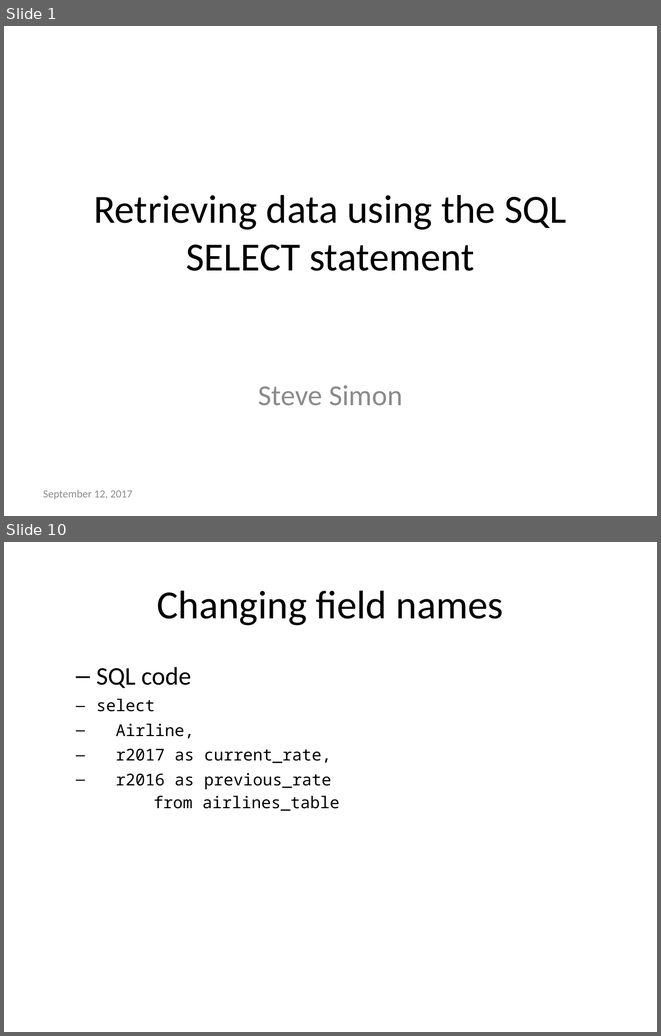
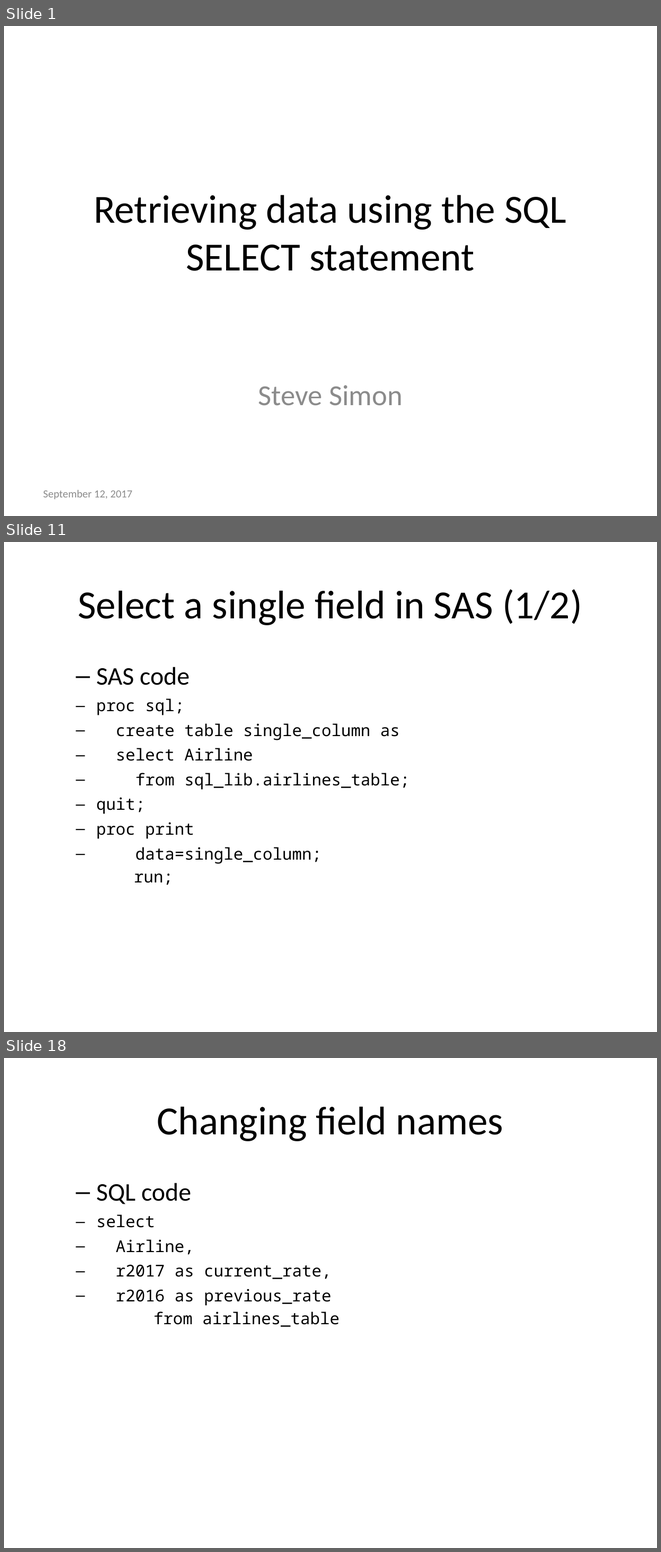
Before and after one commit to pmean/introduction-to-sql, a slide deck: src/select.pptx. Shown one above the other, each under a label of ours: slides 1 and 10 before the commit, slides 1, 11 and 18 after it; the slides between them are not shown. The pictures are 661x1036 and 661x1552 pixels, drawn with LibreOffice and Linux fonts; fonts in the diff are those of the drawing. Boxes give left, top, right and bottom in pixels: in the first picture for what was removed or moved away, otherwise in the second. Text is boxed around its words. In the diff, an @@ line names an element or a change of style, - is before the commit and + after.

```diff
--- a/src/select.pptx
+++ b/src/select.pptx
@@ slide 11 added at <box>4,542,657,1032</box>, background #FFFFFF @@
@@ title added at <box>78,589,582,625</box>, 44 pt, text #000000 @@
+Select a single field in SAS (1/2)
@@ text added at <box>96,667,409,885</box>, 18 pt, text #000000 @@
+  – SAS code
+proc sql;
+create table single_column as
+select Airline
+from sql_lib.airlines_table;
+quit;
+proc print
+data=single_column;
+run;
@@ what was slide 10 is now slide 18 @@
```
Also in this commit, not shown: 8 slides changed, 11 other slides added, 1 slide removed, 17 other files.
